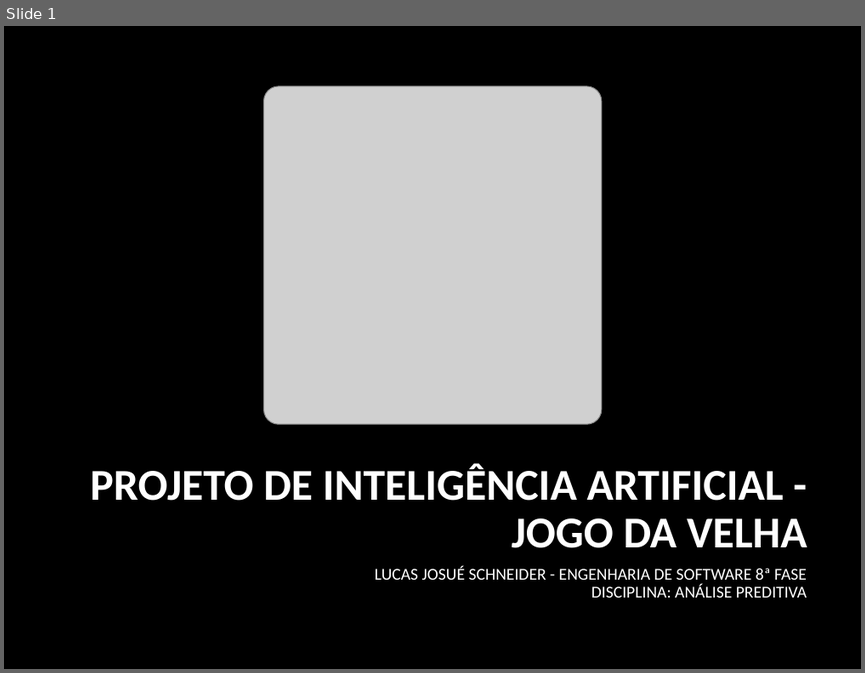
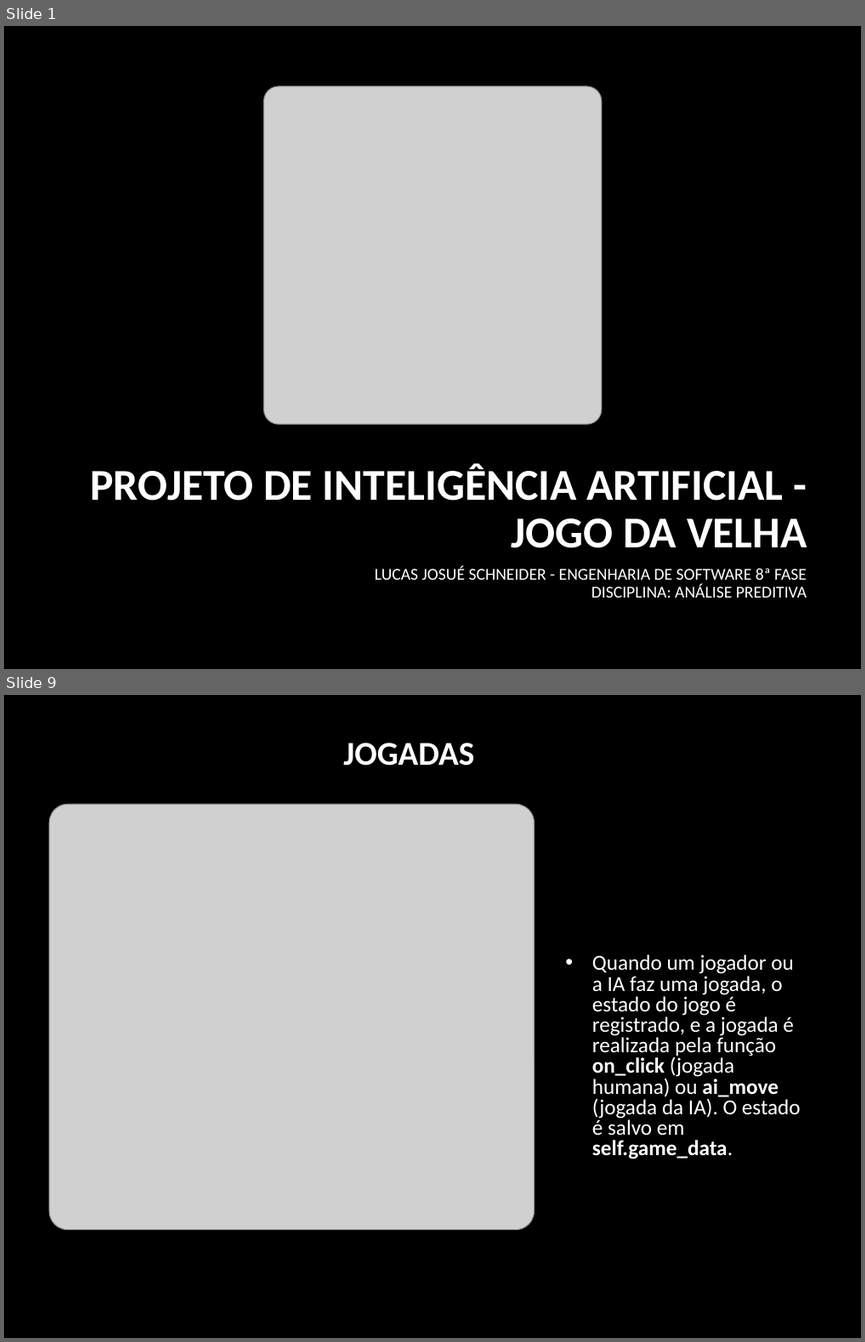
Before and after one commit to lucas521241/N1_VANESSA_8, a slide deck: data/Jogo_da_Velha_IA_Lucas.pptx. Shown one above the other, each under a label of ours: slide 1 before the commit, slides 1 and 9 after it; the slides between them are not shown. The pictures are 865x673 and 865x1342 pixels, drawn with LibreOffice and Linux fonts; fonts in the diff are those of the drawing; grey boxes stand for pictures; background and template pictures are left out. Boxes give left, top, right and bottom in pixels: in the first picture for what was removed or moved away, otherwise in the second. Text is boxed around its words. In the diff, an @@ line names an element or a change of style, - is before the commit and + after.

```diff
--- a/data/Jogo_da_Velha_IA_Lucas.pptx
+++ b/data/Jogo_da_Velha_IA_Lucas.pptx
@@ slide 9 added at box(4, 695, 861, 1338), background picture (left out) @@
@@ title added at box(343, 743, 474, 766), 28 pt, text #FFFFFF, bold @@
+JOGADAS
@@ picture added at box(49, 804, 534, 1229) @@
@@ text added at box(592, 954, 800, 1159), 18 pt, text #FFFFFF @@
+• Quando um jogador ou a IA faz uma jogada, o estado do jogo é registrado, e a jogada é realizada pela função on_click (jogada humana) ou ai_move (jogada da IA). O estado é salvo em self.game_data.
```
Also in this commit, not shown: 5 slides changed, 7 other slides added, 1 slide removed, 4 other files.
